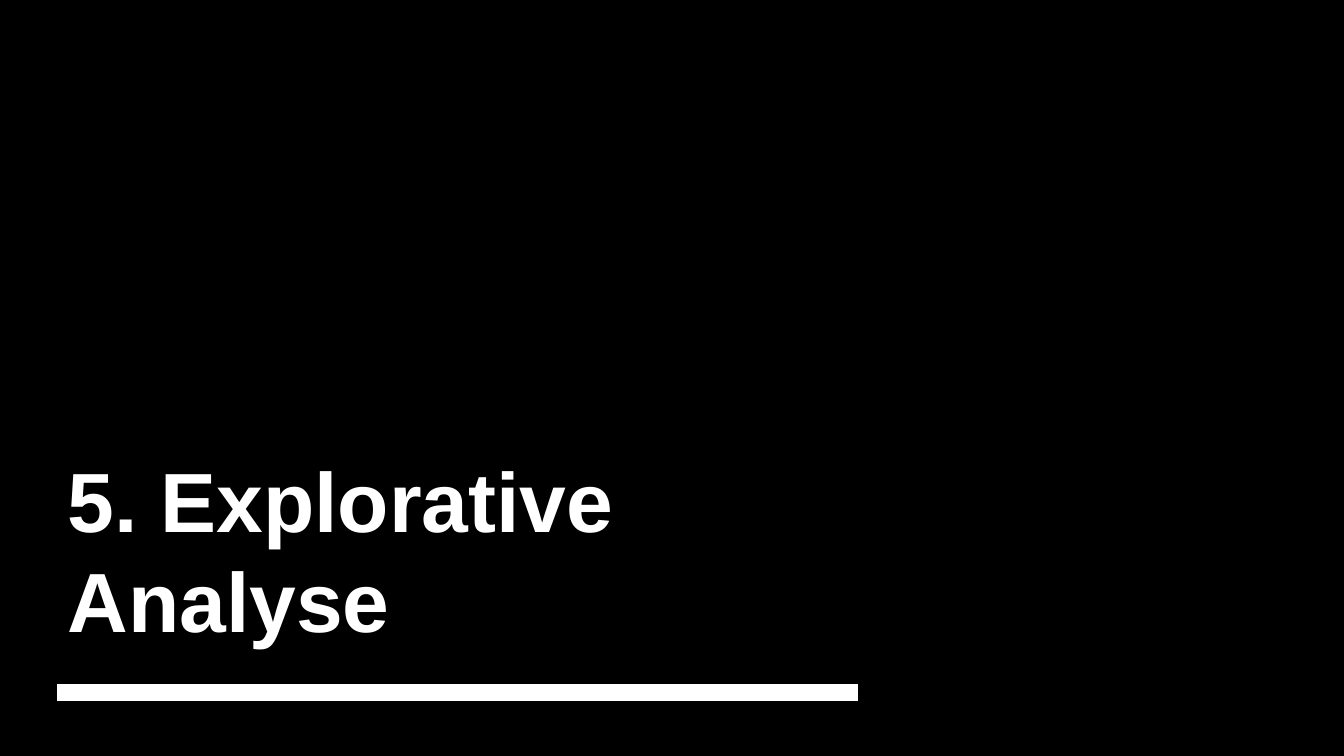
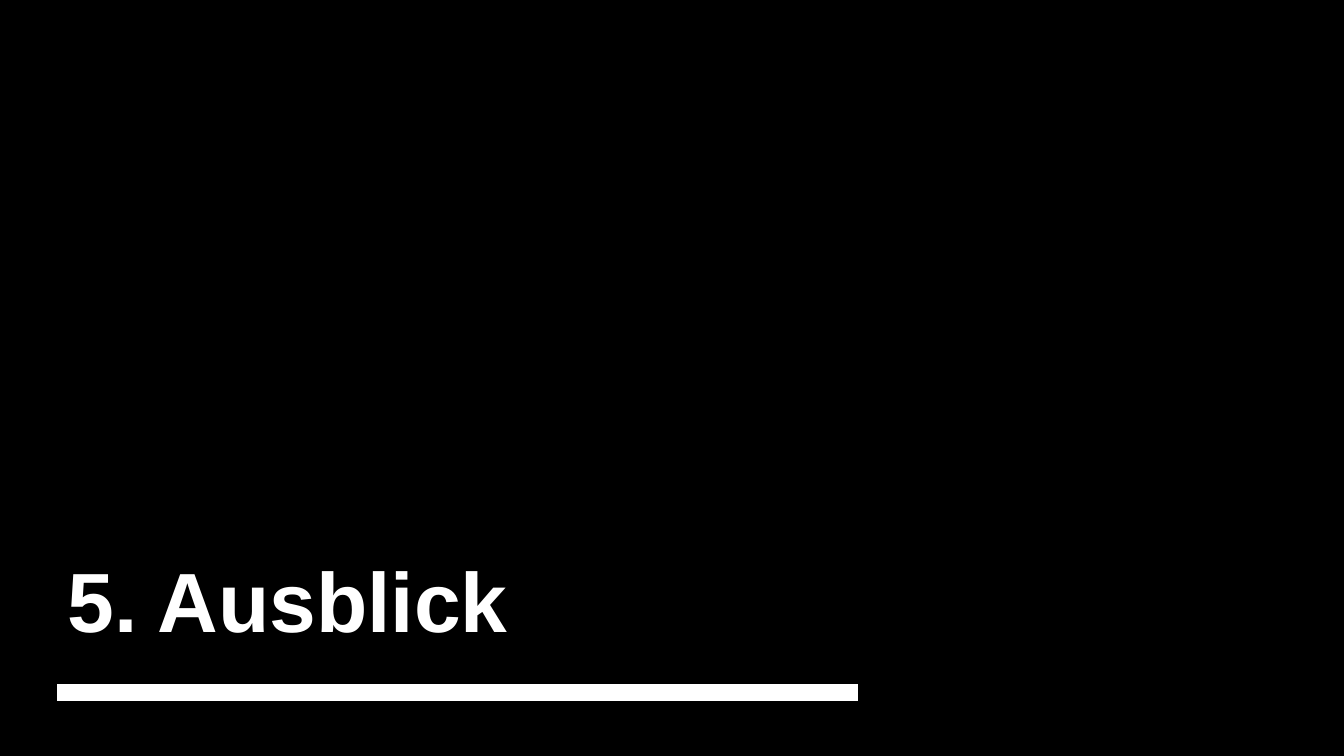
Before and after one commit to zurdavid/projektpraktikum-datascience, a slide deck: slide 35 of präsentationen/Meilenstein2_Praesentation_Raphael.pptx (slide 21 before the commit). Drawn at 1344x756 pixels with LibreOffice and Linux fonts; fonts in the diff are those of the drawing; background and template pictures are left out. Boxes give left, top, right and bottom in pixels: in the first picture for what was removed or moved away, otherwise in the second. Text is boxed around its words. In the diff, an @@ line names an element or a change of style, - is before the commit and + after.

```diff
--- a/präsentationen/Meilenstein2_Praesentation_Raphael.pptx
+++ b/präsentationen/Meilenstein2_Praesentation_Raphael.pptx
@@ title at <box>68,571,508,633</box>: text changed @@
-5. Explorative Analyse
+5. Ausblick
```
Also in this commit, not shown: 3 other slides changed, 27 slides added, 15 slides removed, 1 other file.
